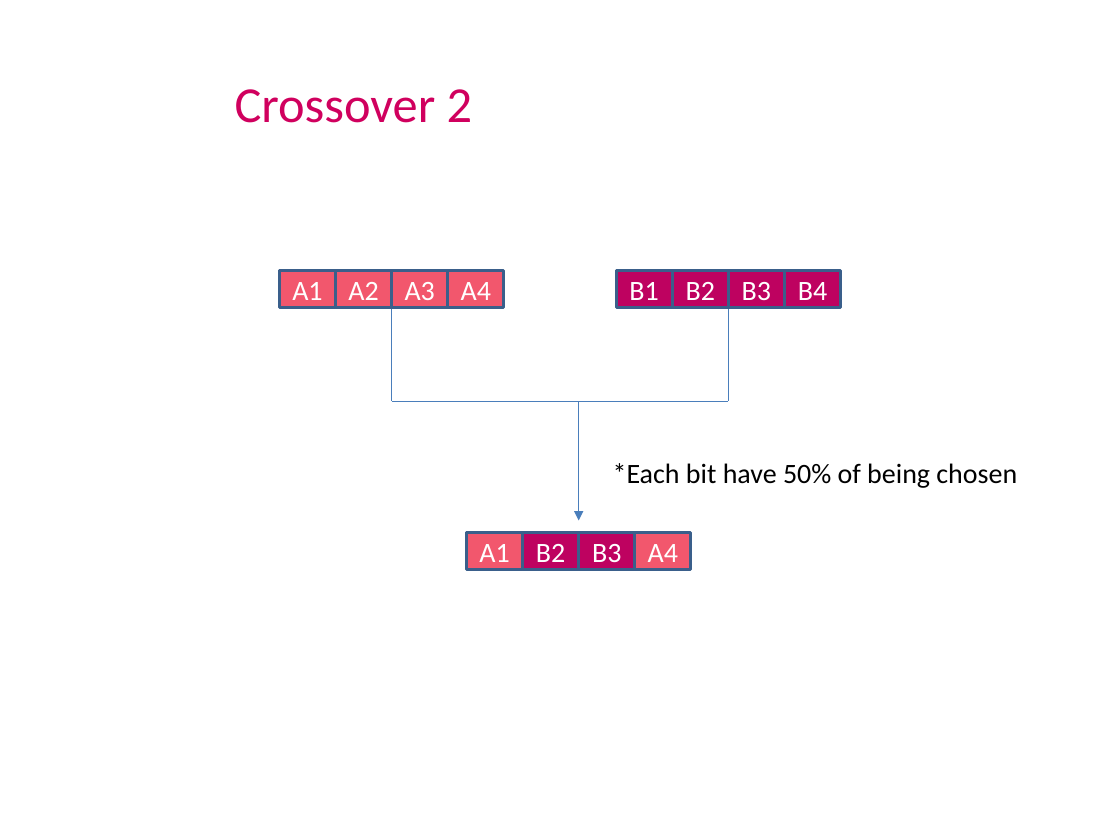
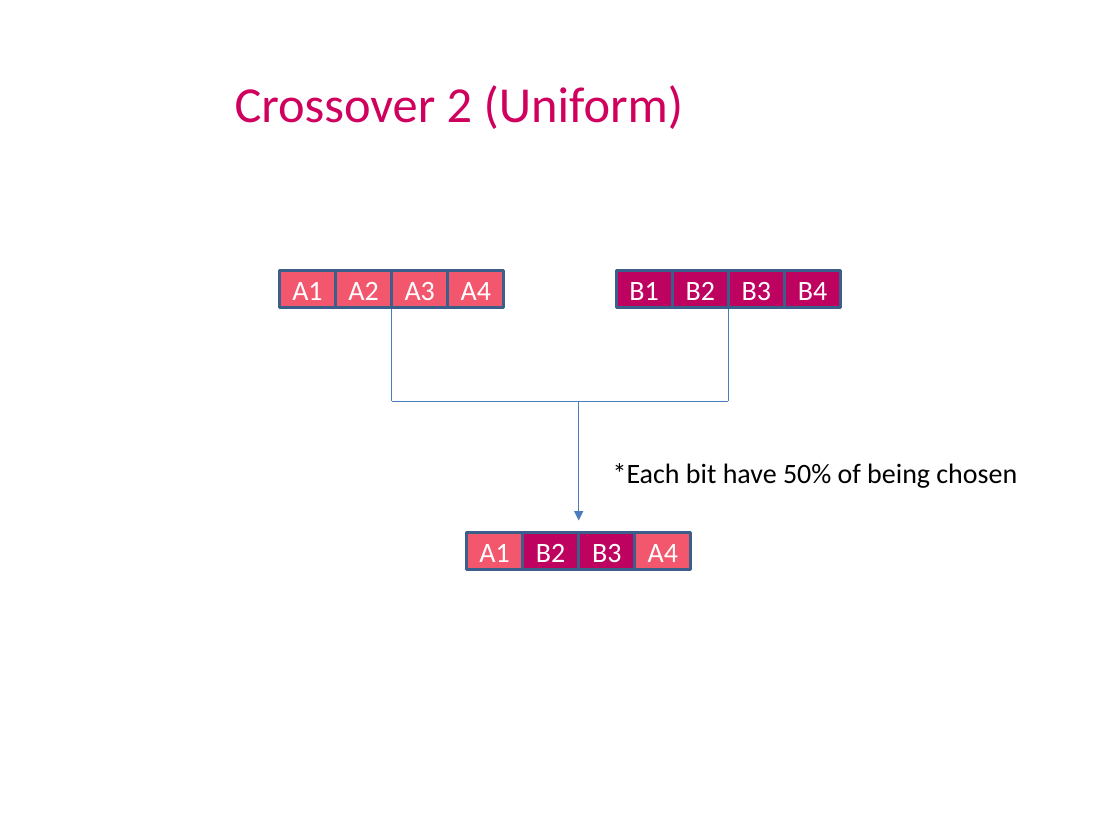
Before and after one commit to LironAvr/EvolutionaryLightsUp, a slide deck: slide 11 of presentation.pptx (slide 10 before the commit). Drawn at 1120x840 pixels with LibreOffice and Linux fonts; fonts in the diff are those of the drawing; background and template pictures are left out. Boxes give left, top, right and bottom in pixels: in the first picture for what was removed or moved away, otherwise in the second. Text is boxed around its words. In the diff, an @@ line names an element or a change of style, - is before the commit and + after.

```diff
--- a/presentation.pptx
+++ b/presentation.pptx
@@ title at bbox=[235, 85, 683, 129]: text changed @@
-Crossover 2
+Crossover 2 (Uniform)
```
Also in this commit, not shown: 5 other slides changed.
